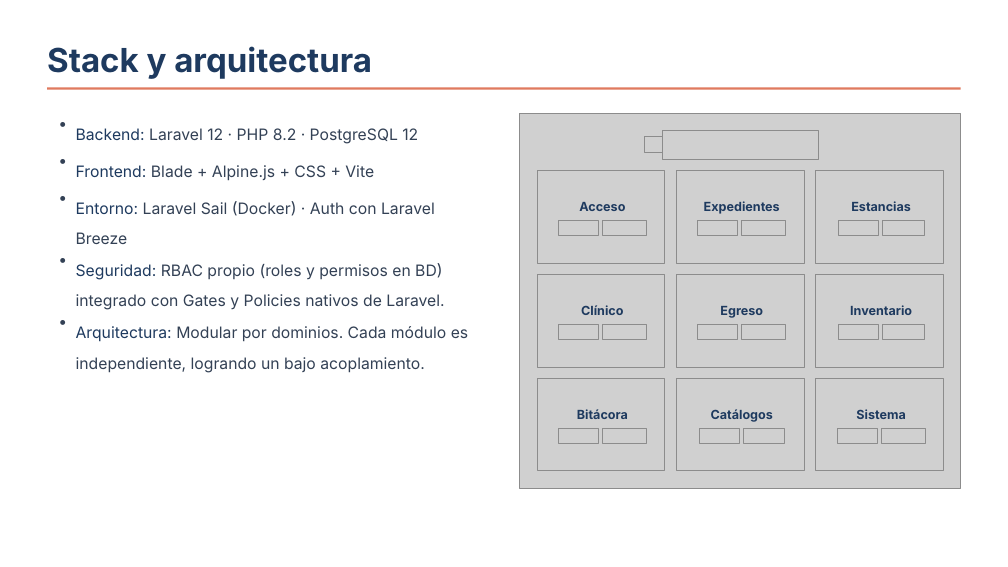
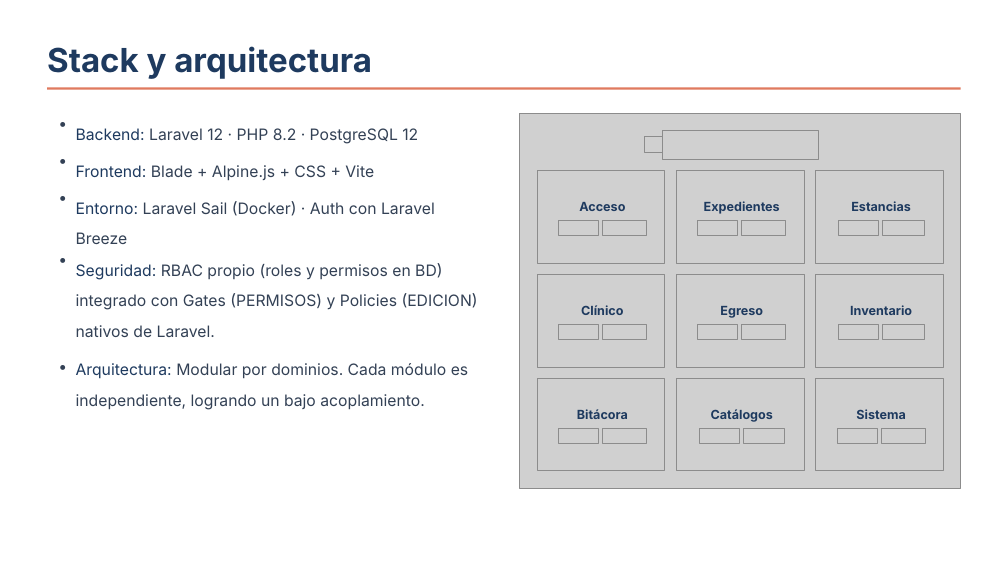
Before and after one commit to David-0302/9noCuatrimestre_PPV_Castro_Manuel, a slide deck: slide 3 of Segundo Parcial/Participaciones/Participacion 2/Presentación Ajoolnaj - Proyecto de una Plataforma Virtual.pptx. Drawn at 1008x567 pixels with LibreOffice and Linux fonts; fonts in the diff are those of the drawing; grey boxes stand for pictures; background and template pictures are left out. Boxes give left, top, right and bottom in pixels: in the first picture for what was removed or moved away, otherwise in the second. Text is boxed around its words. In the diff, an @@ line names an element or a change of style, - is before the commit and + after.

```diff
--- a/Segundo Parcial/Participaciones/Participacion 2/Presentación Ajoolnaj - Proyecto de una Plataforma Virtual.pptx
+++ b/Segundo Parcial/Participaciones/Participacion 2/Presentación Ajoolnaj - Proyecto de una Plataforma Virtual.pptx
@@ text at [76,263,478,337]: text changed @@
-Seguridad: RBAC propio (roles y permisos en BD) integrado con Gates y Policies nativos de Laravel.
+Seguridad: RBAC propio (roles y permisos en BD) integrado con Gates (PERMISOS) y Policies (EDICION) nativos de Laravel.
@@ text "•": place and size @@
-text "•" at [58,312,67,337]
+text "•" at [58,356,67,381]
@@ text "Arquitectura: Modular por dominios. Cada ...": place and size @@
-text "Arquitectura: Modular por dominios. Cada ..." at [76,326,468,373]
+text "Arquitectura: Modular por dominios. Cada ..." at [76,363,468,410]
```
Also in this commit, not shown: 2 other slides changed, 4 other files.
